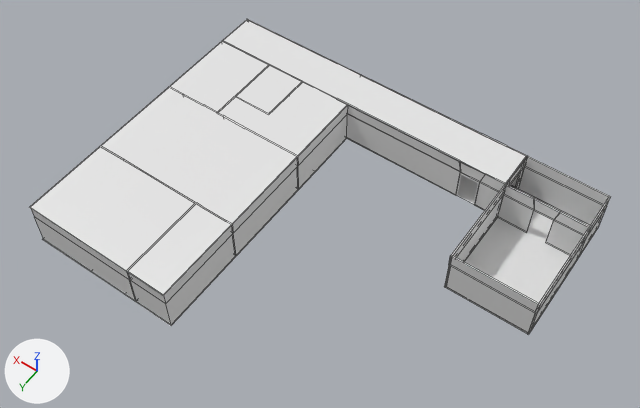
Before and after pictures for a commit that changed the Blender file assets/models/apartments/apartments.blend.
The view is the same before and after, from a camera (50 mm lens) standing at (-23.6, 38.6, 48.6) and looking at (-1.5, 7.7, 0.0). Lighting does not change. The marker at lower left points along +X, +Y and +Z. Mesh edges are drawn as thin lines on the coarser meshes.

Script lines for the objects in view, before the commit:
```python
me_plane_001 = bpy.data.meshes.new('Plane.001')
me_plane_001.from_pydata(...)  # 83 vertices, 75 faces; spans x -30.05..-23.95, y -3.05..7.05, z -2.0..1.5
me_plane_010 = bpy.data.meshes.new('Plane.010')
me_plane_010.from_pydata(...)  # 191 vertices, 124 faces; spans x 0.5..12.0, y 1.5..21.0, z 0.0..3.5
me_plane_014 = bpy.data.meshes.new('Plane.014')
me_plane_014.from_pydata(...)  # 110 vertices, 69 faces; spans x -24.0..0.1, y -3.1..0.1, z -2.0..1.5
ob_apartment = bpy.data.objects.new('Apartment', me_plane_010)
ob_apartment.location = (0.0, 0.0, 0.0)
ob_hallway = bpy.data.objects.new('Hallway', me_plane_014)
ob_hallway.location = (12.0, 1.5, 2.0)
ob_hallway_001 = bpy.data.objects.new('Hallway.001', me_plane_001)
ob_hallway_001.location = (12.0, 1.5, 2.0)
```
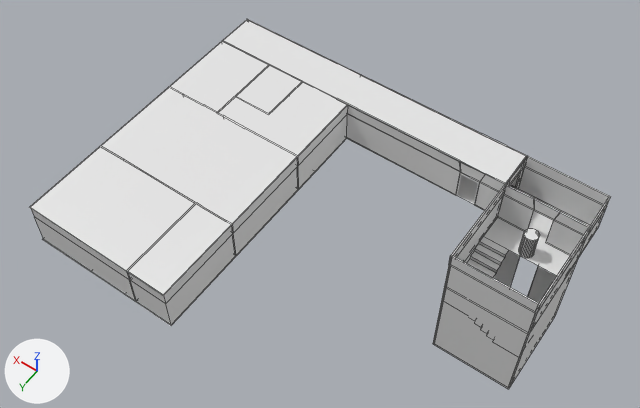
Patch to the scene script:
```diff
--- a/assets/models/apartments/apartments.blend.py
+++ b/assets/models/apartments/apartments.blend.py
@@ me_plane_001 @@
 # used by ob_hallway_001; location = (12.0, 1.5, 2.0)
-me_plane_001.from_pydata(...)  # 83 vertices, 75 faces; spans x -30.05..-23.95, y -3.05..7.05, z -2.0..1.5
+me_plane_001.from_pydata(...)  # 235 vertices, 151 faces; spans x -30.05..-23.95, y -3.05..7.05, z -9.5..1.5
+# me_plane_001 part 1: a new loose piece, a 32-sided cylinder along z spanning x -27.5..-26.5, y 1.0..2.0, z -2.0..0.0
+# me_plane_001 part 2
+# 2 vertices are removed from x -30.0..-24.0, y 7.0, z -2.0
+# 10 faces are deleted
+# 36 vertices are added at x -30.0..-24.0, y 2.05..6.95, z -5.0..-2.0
+# 20 new vertices lie (0.0, 0.0, -7.5) away from vertices in x -30.05..-23.95, y -0.05..7.05, z -2.0
+# 20 new vertices lie (2.0, 0.0, 0.0) away from vertices in x -26.0, y 2.05..6.95, z -3.8..-2.0
+# 14 new vertices lie (0.0, 2.0, 0.0) away from vertices in x -29.95..-26.0, y 5.05, z -5.0..-3.8
+# 52 new faces join them
```

Where the change shows, as pixel boxes [x1, y1, x2, y2] in the pictures (640 x 408 px):
'Hallway.001', reshaped (7% wider, 30% taller)
    before: [444, 156, 611, 335]
    after: [433, 156, 611, 389]
part 1 of me_plane_001, added
    after: [519, 228, 540, 258]
part 2 of me_plane_001, built on
    before: [465, 190, 589, 303]
    after: [433, 190, 589, 389]
